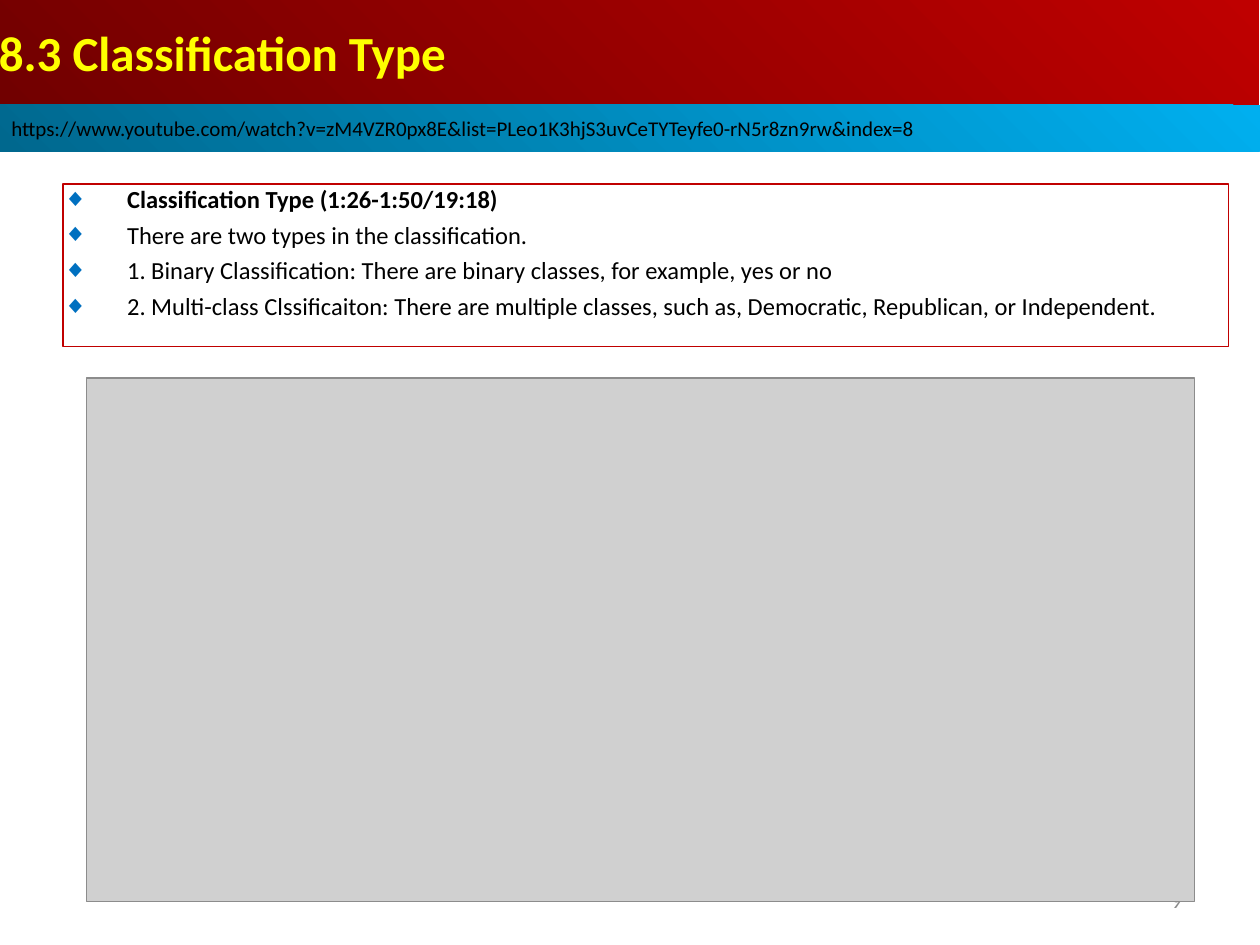
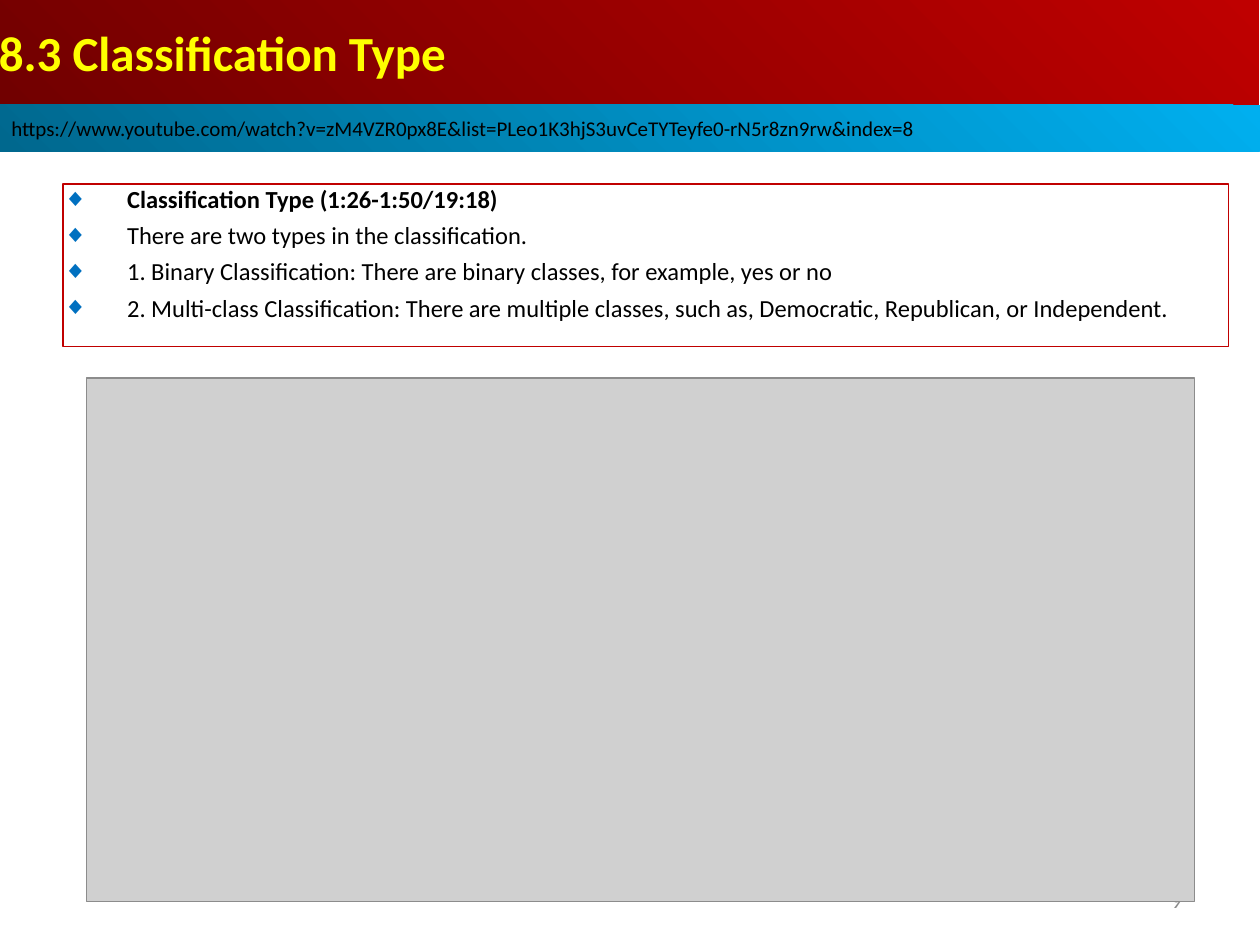
Before and after one commit to peterhchen/AIU_CS511_ML, a slide deck: slide 9 of 000_ML_CB/008_Log_Reg_BClass/001_Video/008_Log_Reg_BClass.ppt. Drawn at 1260x945 pixels with LibreOffice and Linux fonts; fonts in the diff are those of the drawing; grey boxes stand for pictures. Boxes give left, top, right and bottom in pixels: in the first picture for what was removed or moved away, otherwise in the second. Text is boxed around its words. In the diff, an @@ line names an element or a change of style, - is before the commit and + after.

```diff
--- a/000_ML_CB/008_Log_Reg_BClass/001_Video/008_Log_Reg_BClass.ppt
+++ b/000_ML_CB/008_Log_Reg_BClass/001_Video/008_Log_Reg_BClass.ppt
@@ text in rectangle at box(127, 300, 1167, 321): text changed @@
-◆ 2. Multi-class Clssificaiton: There are multiple classes, such as, Democratic, Republican, or Independent.
+◆ 2. Multi-class Classification: There are multiple classes, such as, Democratic, Republican, or Independent.
```
Also in this commit, not shown: 2 other slides changed.
